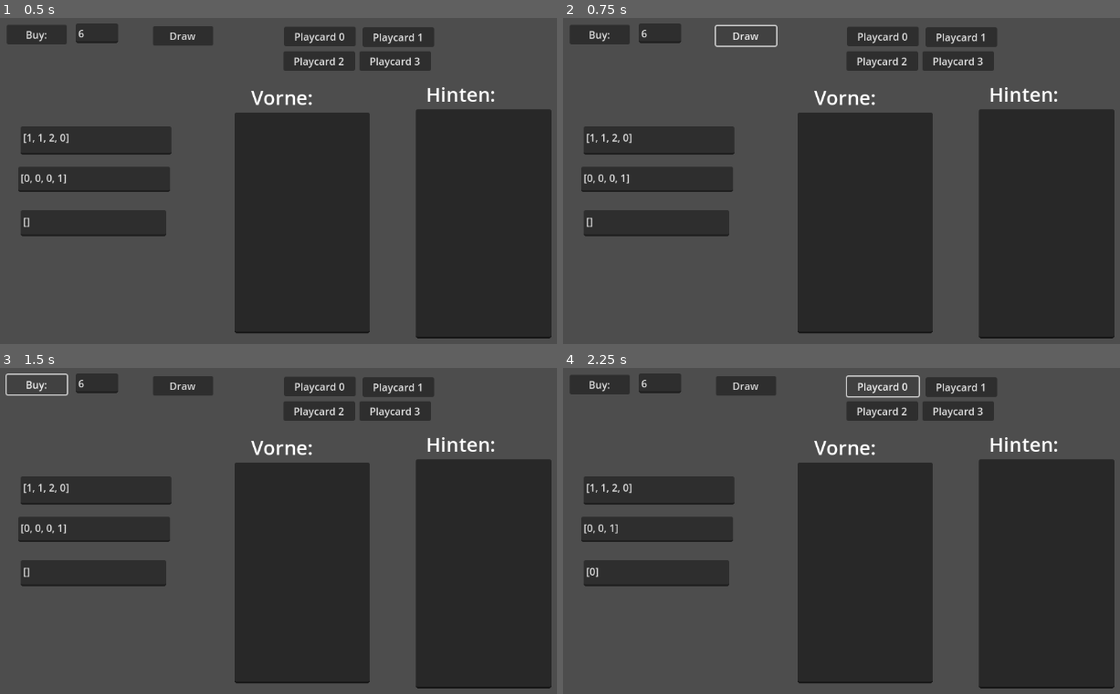
Above: before the commit, frames 1-4 (two rows, left to right).
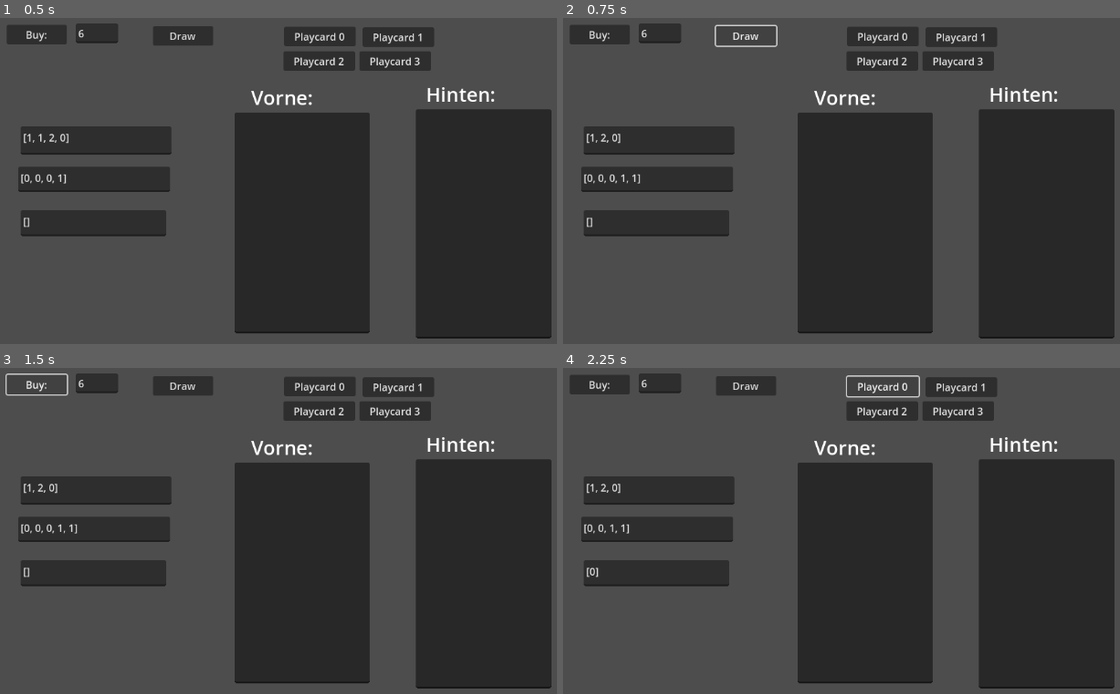
Above: after the commit, the same moments.

Repository: AdminL3/El-Dorado-Assistent
Game: Godot game, scene res://scenes/game.tscn
Two runs of this game, one before a commit and one after it. Both use one fixed random seed, a clock stepped at 60 frames per second and the inputs below.
Inputs:
- Up to frame 1 (0.5 s): no input
- Up to frame 2 (0.75 s): click "Draw" at 0.5 s
- Up to frame 3 (1.5 s): click "Buy:" at 1.25 s
- Up to frame 4 (2.25 s): click "Playcard 0" at 2 s

Frame 1 is identical in both runs. In frame 2, 0.1% of the frame differs, in the area x 6-14%, y 35-51%; in frame 3, 0.1%; in frame 4, 0.1%.
Error before the commit: Invalid access of index '6' on a base object of type: 'Array'. (res://scripts/manager.gd:191)
Error after the commit: Invalid access of index '6' on a base object of type: 'Array'. (res://scripts/manager.gd:190)

Commit message:
you can draw more than 4 cards now
only console warning

Diff:
--- a/scripts/manager.gd
+++ b/scripts/manager.gd
@@ -93,22 +93,21 @@
 
 
 func draw():
-	if hand.size() < 4:
-		if new.size() !=0:
-			hand.append(new[0])
-			new.remove_at(0)
-			print(hand)
-		else:
-			print("No cards left - Shuffle")
-			print(old)
-			for x in old.size():
-				var card = old.pick_random()
-				new.append(card)
-				old.erase(card)
-			print(old)
+	if hand.size() > 3:
+		print("Watch out! Already have 4")
+
+	if new.size() !=0:
+		hand.append(new[0])
+		new.remove_at(0)
+		print(hand)
 	else:
-		print("Already have 4 cards")
-
+		print("No cards left - Shuffle")
+		print(old)
+		for x in old.size():
+			var card = old.pick_random()
+			new.append(card)
+			old.erase(card)
+		print(old)
 	_update_text()
 
 
